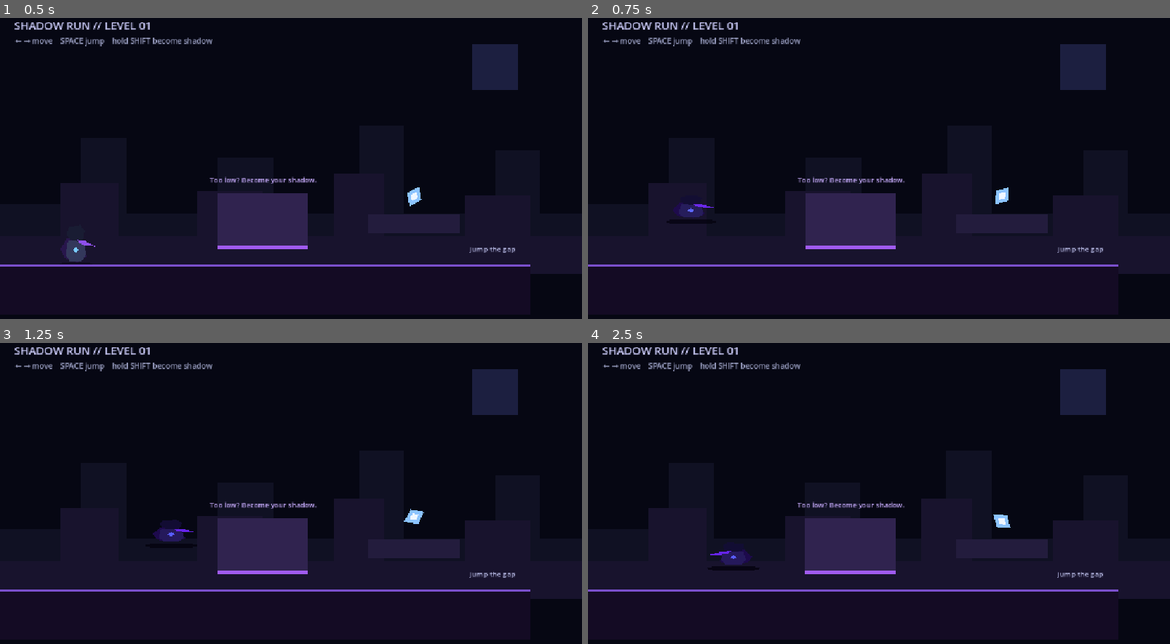
Above: before the commit, frames 1-4 (two rows, left to right).
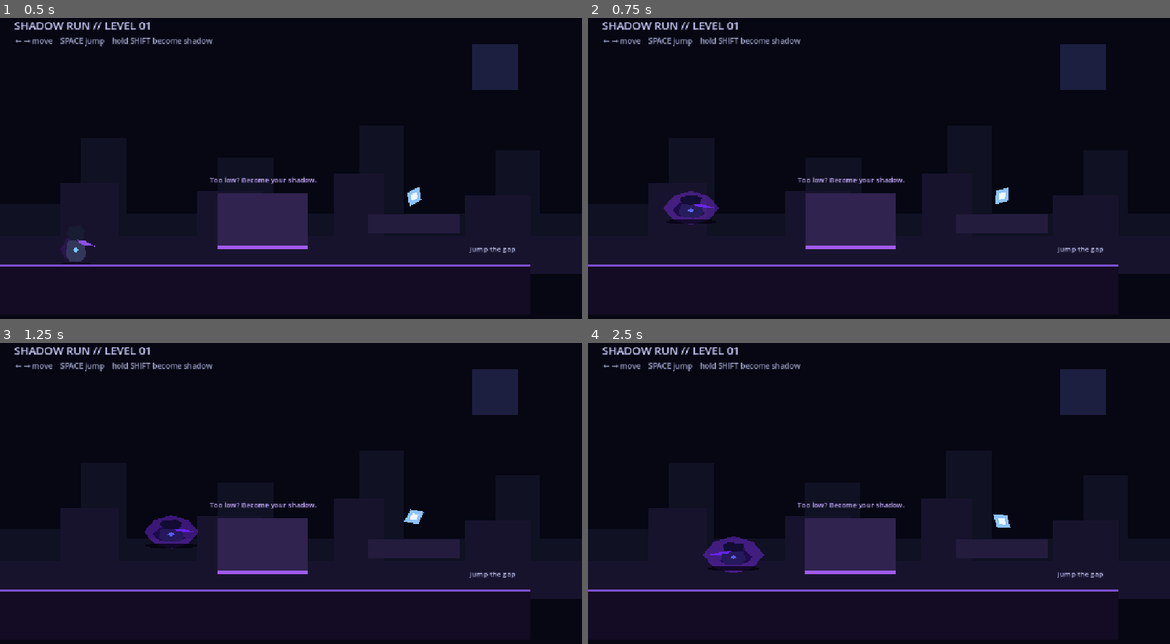
Above: after the commit, the same moments.

Repository: Yass29/shadow-run
Game: Godot game, scene res://level1.tscn
Same seed, same stepped clock (60 frames per second), same inputs: the game is played once before the commit and once after it.
Inputs:
- Up to frame 1 (0.5 s): no input
- Up to frame 2 (0.75 s): tap Enter (ui_accept) at 0.5 s; hold Right (ui_right) from 0.53 s (still down); hold Shift from 0.53 s (still down)
- Up to frame 3 (1.25 s): keep holding Right (ui_right); keep holding Shift; tap Enter (ui_accept) at 0.77 s
- Up to frame 4 (2.5 s): release Shift at 1.28 s; tap Shift at 1.35 s; tap Enter (ui_accept) at 1.52 s; release Right (ui_right) at 2.03 s; hold Left (ui_left) from 2.03 s (still down); hold Shift from 2.03 s (still down)

Frame 1 is identical in both runs. In frame 2, 0.4% of the frame differs, in the area x 13-23%, y 57-69%; in frame 3, 0.3%; in frame 4, 0.5%, in the area x 19-31%, y 64-77%.

Commit message:
Make shadow form visually pop (#4)
* Add pulsing shadow aura

* Add visible aura behind shadow form

Diff:
--- a/level1.tscn
+++ b/level1.tscn
@@ -70,6 +70,13 @@
 polygon = PackedVector2Array(-24, -5, 24, -5, 34, 0, 24, 5, -24, 5, -34, 0)
 color = Color(0.02, 0.015, 0.05, 1)
 modulate = Color(1, 1, 1, 0.35)
+
+[node name="ShadowAura" type="Polygon2D" parent="Player"]
+z_index = -2
+position = Vector2(0, 8)
+polygon = PackedVector2Array(0, -42, 30, -30, 48, 0, 30, 30, 0, 42, -30, 30, -48, 0, -30, -30)
+color = Color(0.72, 0.42, 1.0, 1)
+modulate = Color(1, 1, 1, 0)
 
 [node name="Body" parent="Player" instance=ExtResource("2_hero")]
 
--- a/player.gd
+++ b/player.gd
@@ -14,10 +14,12 @@
 @onready var body: Node2D = $Body
 @onready var collision: CollisionShape2D = $CollisionShape2D
 @onready var floor_shadow: Polygon2D = $FloorShadow
+@onready var shadow_aura: Polygon2D = $ShadowAura
 
 func _ready() -> void:
 	collision.shape.size = NORMAL_COLLISION_SIZE
 	body.scale = NORMAL_VISUAL_SCALE
+	shadow_aura.modulate.a = 0.0
 	collision_mask = 3
 
 func _physics_process(delta: float) -> void:
@@ -64,11 +66,16 @@
 		body.rotation = lerpf(body.rotation, 0.0, min(delta * 12.0, 1.0))
 		floor_shadow.scale = floor_shadow.scale.lerp(Vector2(1.6, 0.85), min(delta * 12.0, 1.0))
 		floor_shadow.modulate = floor_shadow.modulate.lerp(Color(0.55, 0.30, 1.0, 0.75), min(delta * 10.0, 1.0))
+		shadow_aura.modulate = shadow_aura.modulate.lerp(Color(0.72, 0.42, 1.0, 0.42), min(delta * 12.0, 1.0))
+		var pulse := 1.0 + sin(anim_time * 8.0) * 0.08
+		shadow_aura.scale = Vector2(1.18 * pulse, 0.82 * pulse)
 		return
 
 	body.modulate = body.modulate.lerp(Color.WHITE, min(delta * 10.0, 1.0))
 	floor_shadow.scale = floor_shadow.scale.lerp(Vector2.ONE, min(delta * 10.0, 1.0))
 	floor_shadow.modulate = floor_shadow.modulate.lerp(Color(1.0, 1.0, 1.0, 0.35), min(delta * 10.0, 1.0))
+	shadow_aura.modulate.a = lerpf(shadow_aura.modulate.a, 0.0, min(delta * 12.0, 1.0))
+	shadow_aura.scale = shadow_aura.scale.lerp(Vector2.ONE, min(delta * 10.0, 1.0))
 
 	var moving: bool = abs(direction) > 0.01 and is_on_floor()
 	var bob := sin(anim_time * 12.0) * 2.2 if moving else sin(anim_time * 3.0) * 1.0
